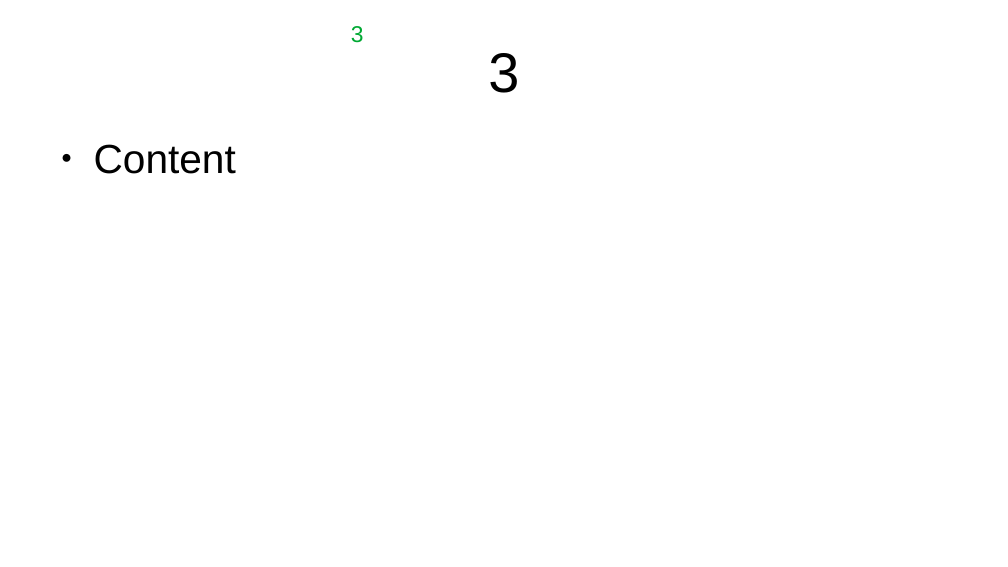
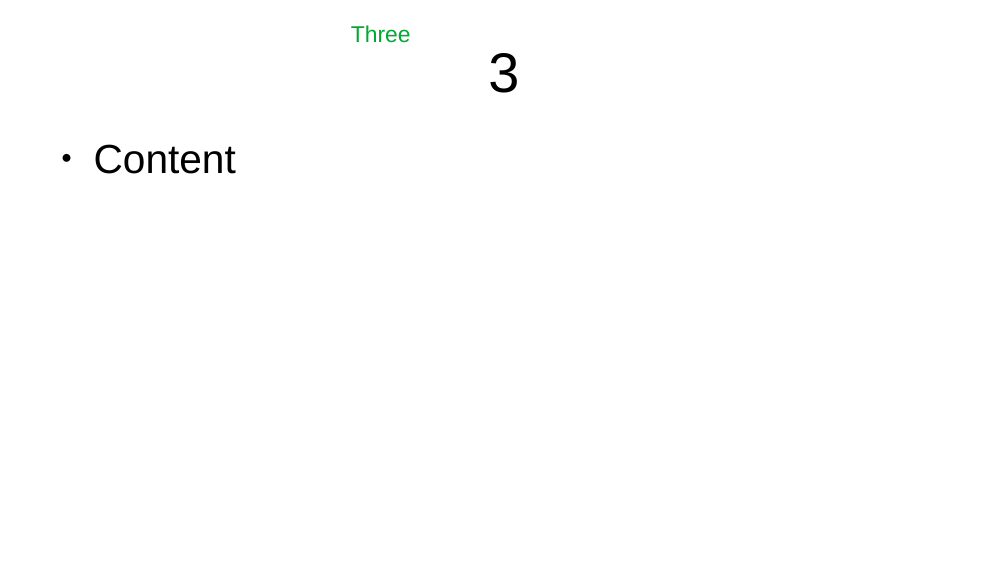
Before and after one commit to shunf4/presentation-auto-breadcrumbs, a slide deck: slide 13 of breadcrumbs_test.odp. Drawn at 1008x567 pixels with LibreOffice and Linux fonts; fonts in the diff are those of the drawing. Boxes give left, top, right and bottom in pixels: in the first picture for what was removed or moved away, otherwise in the second. Text is boxed around its words. In the diff, an @@ line names an element or a change of style, - is before the commit and + after.

```diff
--- a/breadcrumbs_test.odp
+++ b/breadcrumbs_test.odp
@@ text removed at <box>351,26,364,43</box> @@
-3
@@ text added at <box>351,25,411,43</box>, 18 pt, text #00A933 @@
+Three
```
Also in this commit, not shown: 6 other slides changed, 1 slide added, 2 other files.
